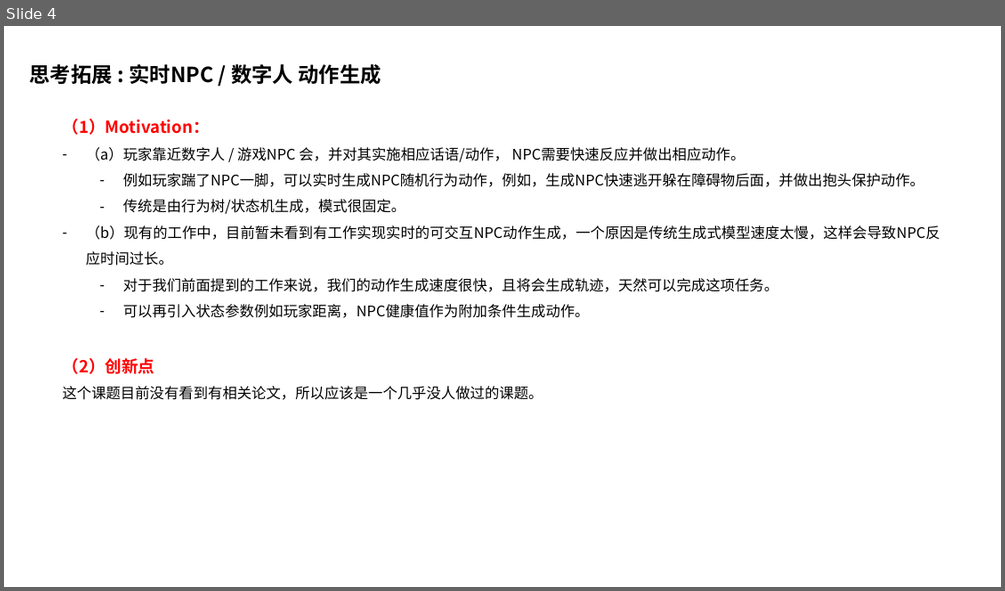
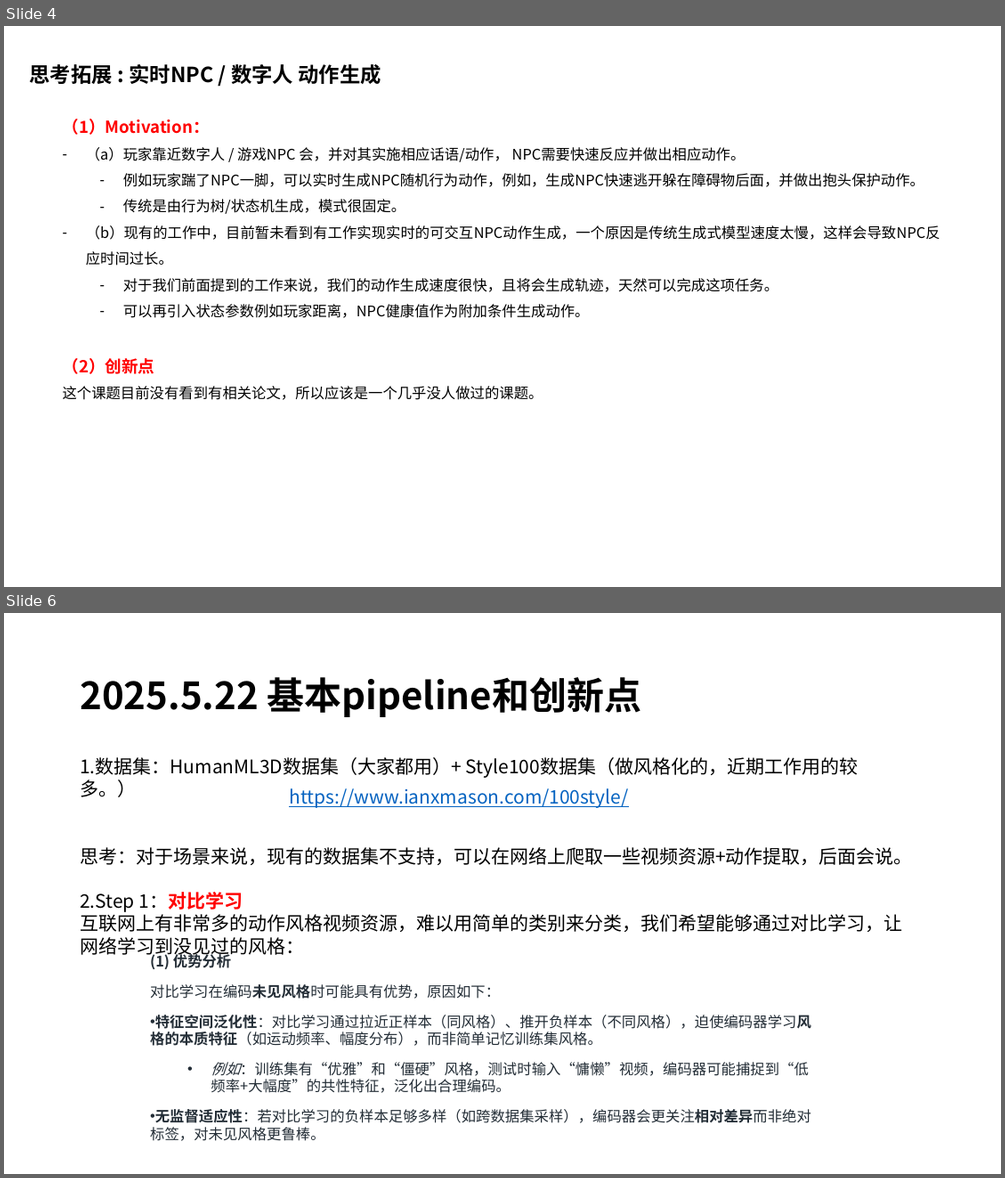
Before and after one commit to YYHHOrganization/PrepareForWorkNotes, a slide deck: AI/动作生成/创新点探究/动作生成Motivation.pptx. Shown one above the other, each under a label of ours: slide 4 before the commit, slides 4 and 6 after it; the slides between them are not shown. The pictures are 1005x591 and 1005x1178 pixels, drawn with LibreOffice and Linux fonts; fonts in the diff are those of the drawing. Boxes give left, top, right and bottom in pixels: in the first picture for what was removed or moved away, otherwise in the second. Text is boxed around its words. In the diff, an @@ line names an element or a change of style, - is before the commit and + after.

Commit message:
添加网络结构相关

```diff
--- a/AI/动作生成/创新点探究/动作生成Motivation.pptx
+++ b/AI/动作生成/创新点探究/动作生成Motivation.pptx
@@ slide 6 added at <box>4,613,1001,1174</box>, background #FFFFFF @@
@@ title added at <box>80,677,642,717</box>, 36 pt, text #000000, bold @@
+2025.5.22 基本pipeline和创新点
@@ text added at <box>80,757,913,932</box>, 18 pt, text #000000 @@
+1.数据集：HumanML3D数据集（大家都用）+ Style100数据集（做风格化的，近期工作用的较多。）
+思考：对于场景来说，现有的数据集不支持，可以在网络上爬取一些视频资源+动作提取，后面会说。
+2.Step 1：对比学习
+互联网上有非常多的动作风格视频资源，难以用简单的类别来分类，我们希望能够通过对比学习，让网络学习到没见过的风格：
@@ text added at <box>289,788,628,808</box>, 18 pt, text #0563C1, underline @@
+https://www.ianxmason.com/100style/
@@ text added at <box>150,952,811,1141</box>, 14 pt, text #232D36 @@
+(1) 优势分析
+对比学习在编码未见风格时可能具有优势，原因如下：
+• 特征空间泛化性：对比学习通过拉近正样本（同风格）、推开负样本（不同风格），迫使编码器学习风格的本质特征（如运动频率、幅度分布），而非简单记忆训练集风格。
+  • 例如：训练集有“优雅”和“僵硬”风格，测试时输入“慵懒”视频，编码器可能捕捉到“低频率+大幅度”的共性特征，泛化出合理编码。
+• 无监督适应性：若对比学习的负样本足够多样（如跨数据集采样），编码器会更关注相对差异而非绝对标签，对未见风格更鲁棒。
```
Also in this commit, not shown: 2 other slides added, 1 other file.
